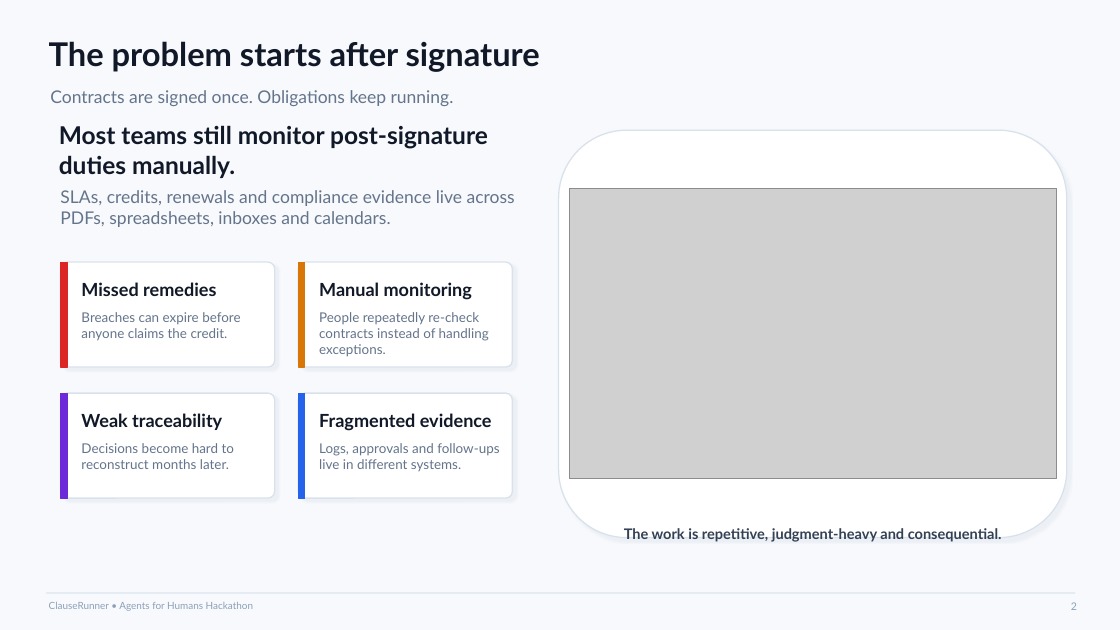
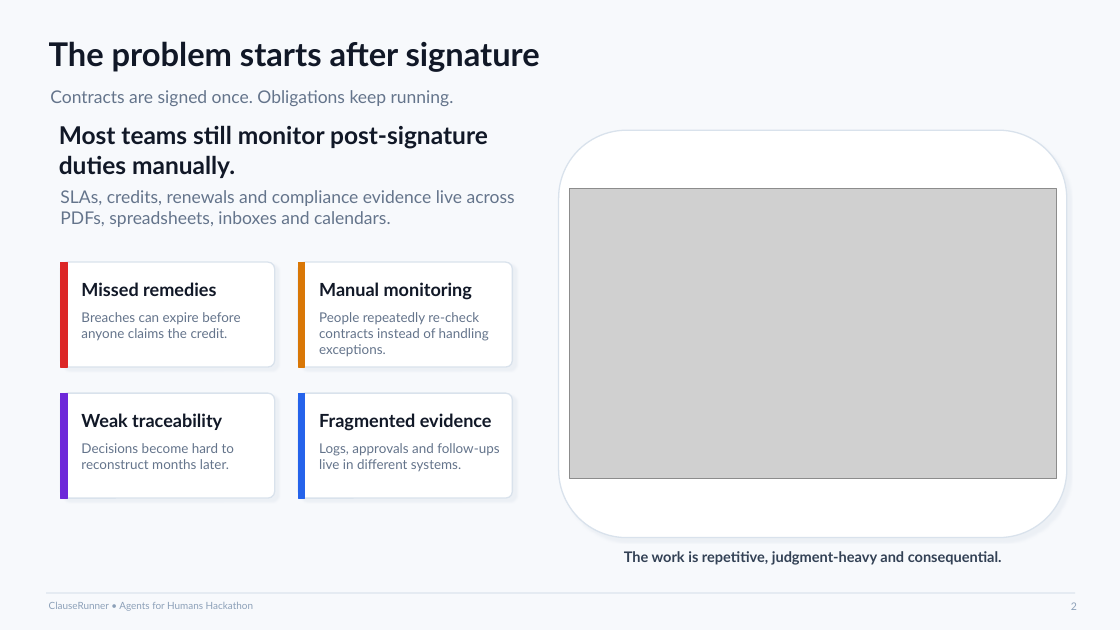
Before and after one commit to GameDevKaran/clauserunner, a slide deck: slide 2 of docs/assets/demo/ClauseRunner_Demo_Video_Deck.pptx. Drawn at 1120x630 pixels with LibreOffice and Linux fonts; fonts in the diff are those of the drawing; grey boxes stand for pictures. Boxes give left, top, right and bottom in pixels: in the first picture for what was removed or moved away, otherwise in the second. Text is boxed around its words. In the diff, an @@ line names an element or a change of style, - is before the commit and + after.

```diff
--- a/docs/assets/demo/ClauseRunner_Demo_Video_Deck.pptx
+++ b/docs/assets/demo/ClauseRunner_Demo_Video_Deck.pptx
@@ text "The work is repetitive, judgment-heavy ...": place and size @@
-text "The work is repetitive, judgment-heavy ..." at (624, 528, 1002, 542)
+text "The work is repetitive, judgment-heavy ..." at (624, 551, 1002, 565)
```
Also in this commit, not shown: 1 other slide changed, 6 other files.
